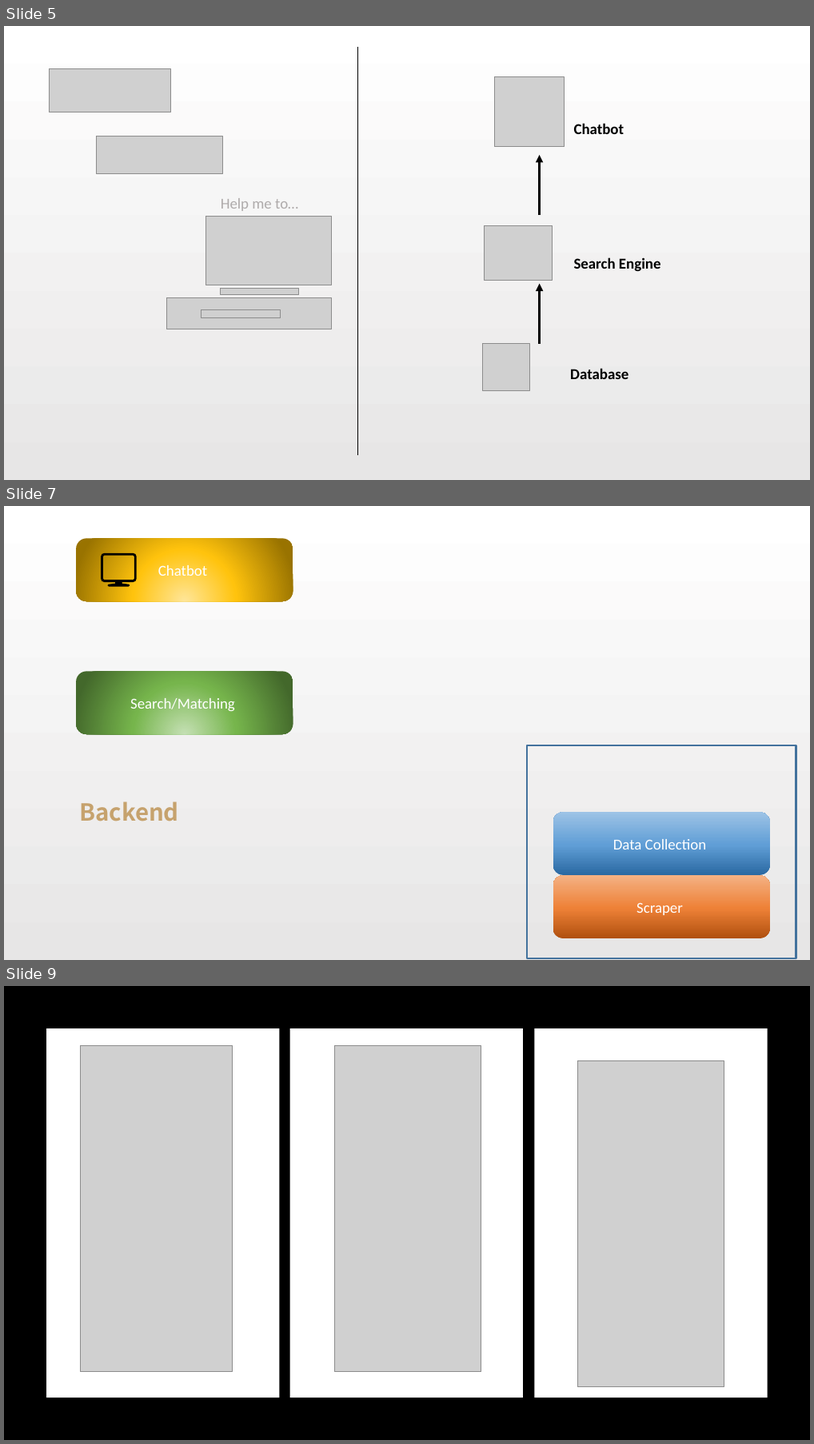
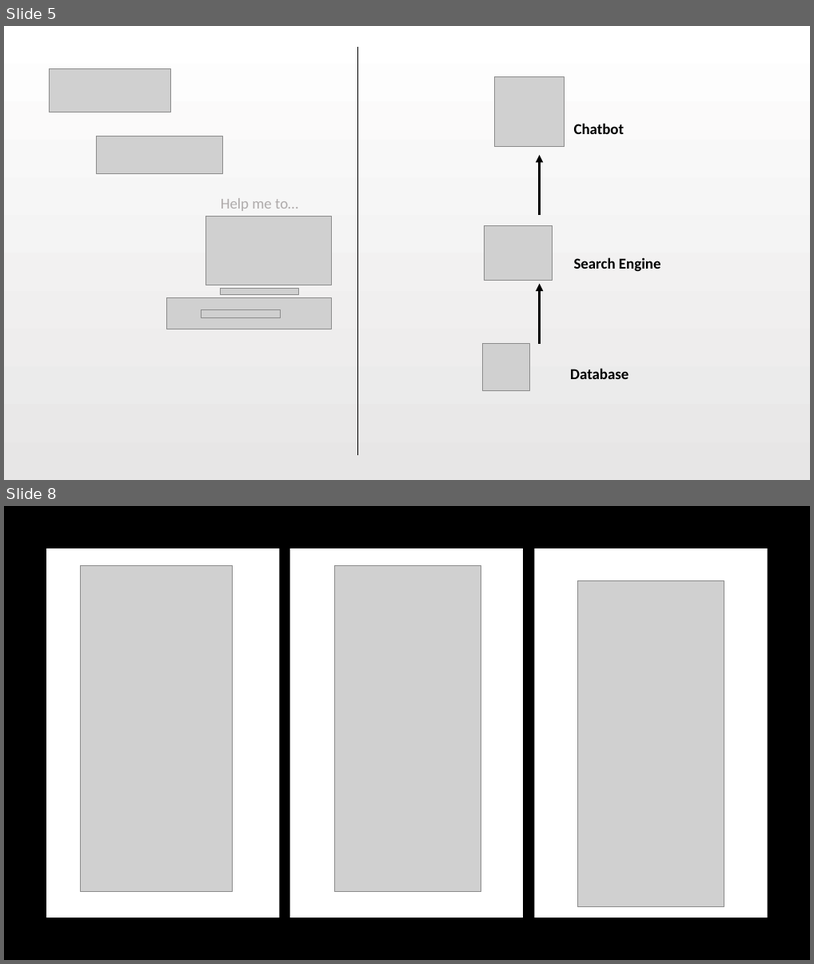
Before and after one commit to henryzt/JPMorgan-CFG19-Project-Access-Chatbot, a slide deck: presentation/03.pptx. Shown one above the other, each under a label of ours: slides 5, 7 and 9 before the commit, slides 5 and 8 after it; the slides between them are not shown. The pictures are 814x1444 and 814x964 pixels, drawn with LibreOffice and Linux fonts; fonts in the diff are those of the drawing; grey boxes stand for pictures. Boxes give left, top, right and bottom in pixels: in the first picture for what was removed or moved away, otherwise in the second. Text is boxed around its words. In the diff, an @@ line names an element or a change of style, - is before the commit and + after.

```diff
--- a/presentation/03.pptx
+++ b/presentation/03.pptx
@@ slide 7 removed at [4, 506, 810, 960], background gradient #FFFFFF to #E7E6E6 @@
@@ rounded rectangle removed at [76, 538, 293, 601] @@
-Chatbot
@@ freeform shape removed at [101, 553, 137, 587] @@
@@ rounded rectangle removed at [76, 671, 293, 734] @@
-Search/Matching
@@ line removed from (13, 678) to (13, 678) @@
@@ rectangle removed at [527, 745, 797, 959] @@
@@ text removed at [79, 801, 178, 821] @@
-Backend
@@ rounded rectangle removed at [554, 812, 770, 875] @@
-Data Collection
@@ rounded rectangle removed at [554, 875, 770, 938] @@
-Scraper
@@ what was slide 9 is now slide 8 @@
```
Also in this commit, not shown: 1 slide changed, 7 slides added, 1 other slide removed, 1 other file.
